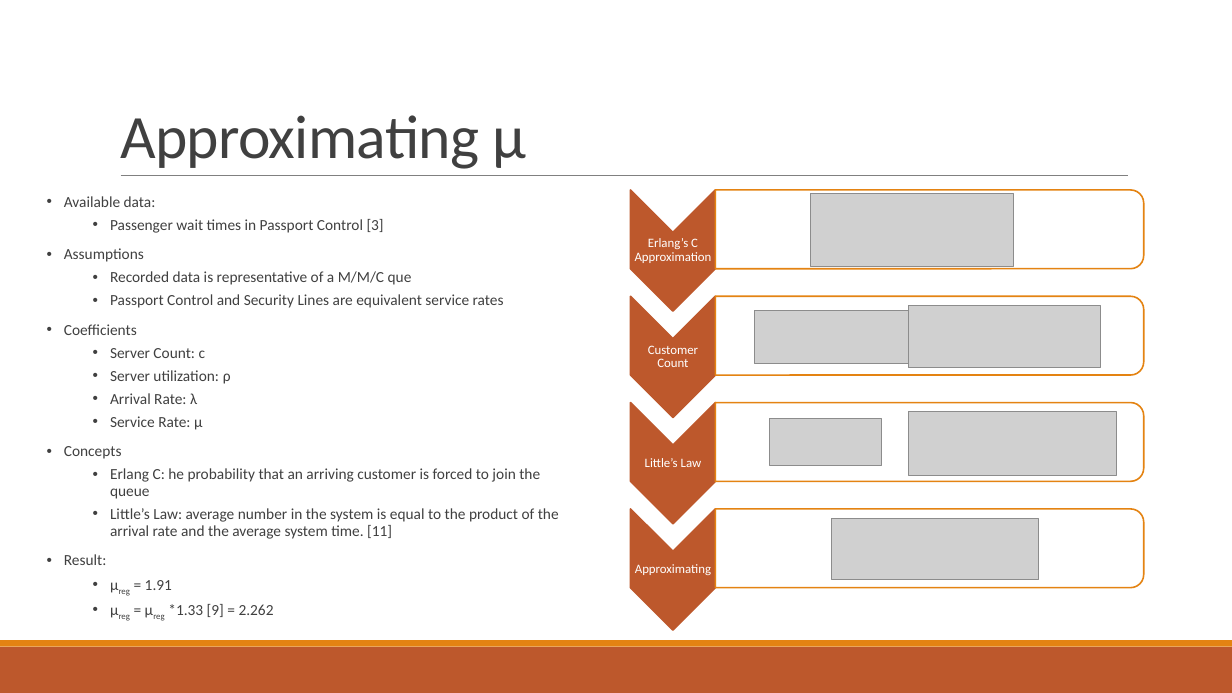
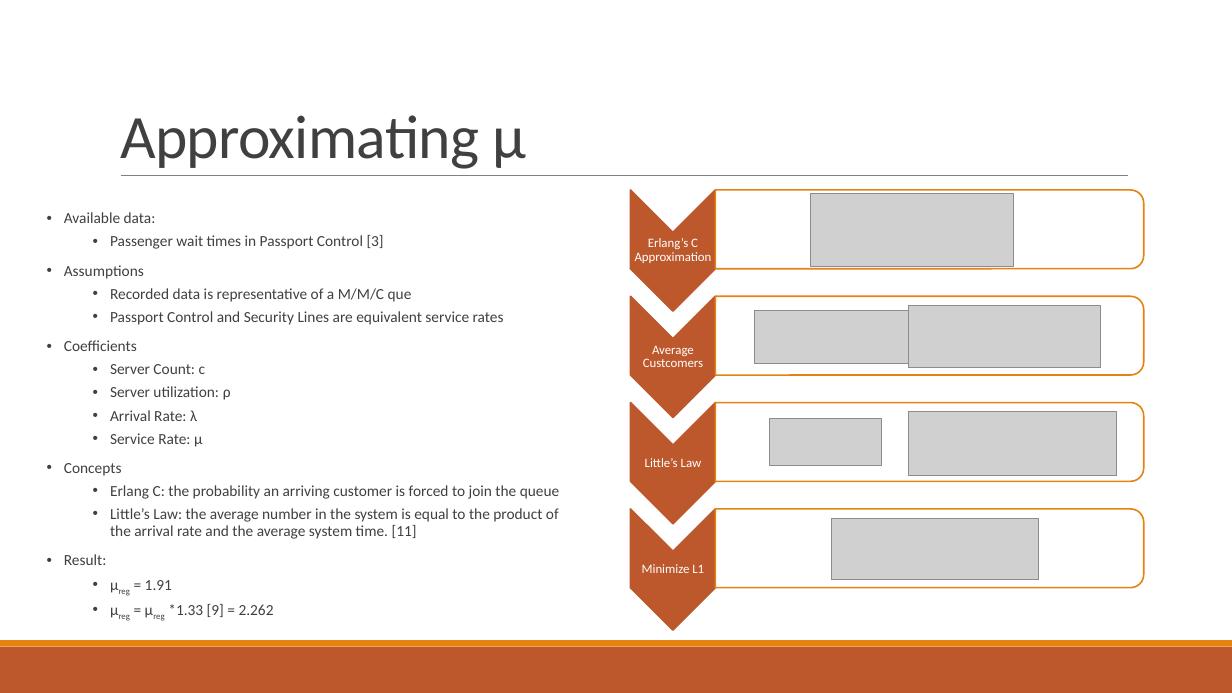
Before and after one commit to kayleeisokay/AM115_HW, a slide deck: slide 6 of Group Project 2/Analysis of Airport Security With Queuing Theory.pptx. Drawn at 1232x693 pixels with LibreOffice and Linux fonts; fonts in the diff are those of the drawing; grey boxes stand for pictures. Boxes give left, top, right and bottom in pixels: in the first picture for what was removed or moved away, otherwise in the second. Text is boxed around its words. In the diff, an @@ line names an element or a change of style, - is before the commit and + after.

Commit message:
Add files via upload
fixed typos

```diff
--- a/Group Project 2/Analysis of Airport Security With Queuing Theory.pptx
+++ b/Group Project 2/Analysis of Airport Security With Queuing Theory.pptx
@@ text at (643, 345, 703, 367): text changed @@
-Customer Count
+Average Custcomers
@@ text at (110, 485, 560, 539): text changed @@
-  • Erlang C: he probability that an arriving customer is forced to join the queue
-  • Little’s Law: average number in the system is equal to the product of the arrival rate and the average system time. [11]
+  • Erlang C: the probability an arriving customer is forced to join the queue
+  • Little’s Law: the average number in the system is equal to the product of the arrival rate and the average system time. [11]
@@ text at (642, 564, 704, 573): text changed @@
-Approximating
+Minimize L1
```
Also in this commit, not shown: 10 other slides changed.
